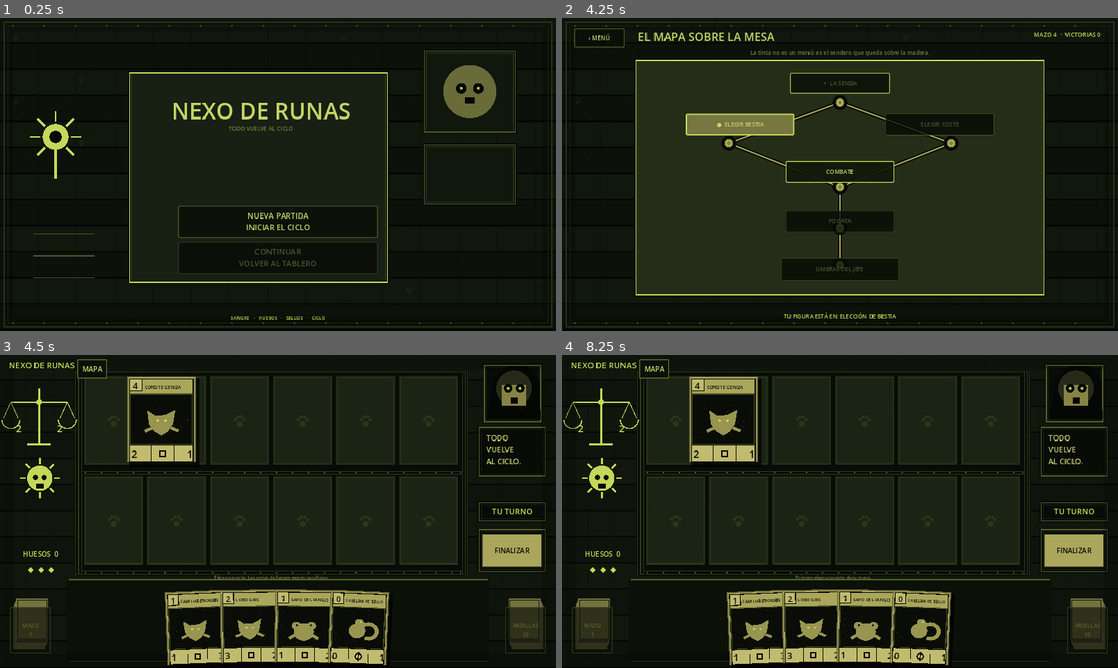
Above: before the commit, frames 1-4 (two rows, left to right).
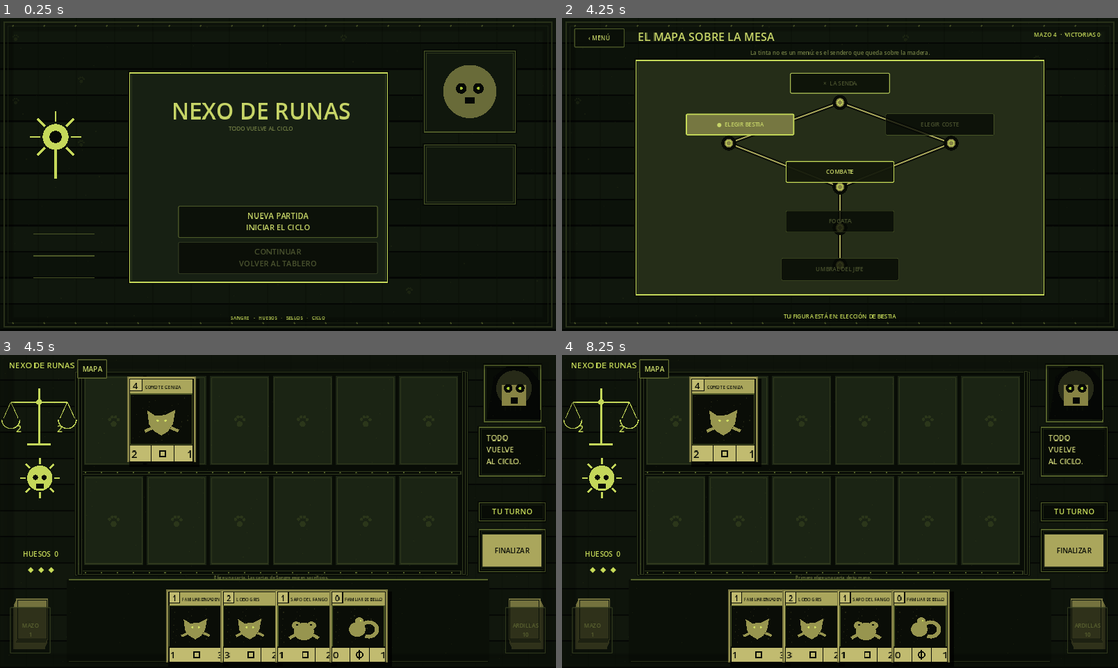
Above: after the commit, the same moments.

Repository: LoloscarPrr/Nexo-de-runas-v2
Game: Godot game, scene res://scenes/main.tscn
Two runs of this game, one before a commit and one after it. Both use one fixed random seed, a clock stepped at 60 frames per second and the inputs below.
Inputs (mouse positions are in pixels of both pictures, inside the frame that each line leads up to):
- Up to frame 1 (0.25 s): no input
- Up to frame 2 (4.25 s): click "NUEVA PARTIDA INICIAR EL CICLO" at 0.5 s; click "‹ MENÚ" at 1.25 s; click "NUEVA PARTIDA INICIAR EL CICLO" at 2 s; click "ELEGIR BESTIA" at 2.75 s; click (728, 168) at 3.52 s
- Up to frame 3 (4.5 s): click "COMBATE" at 4.25 s
- Up to frame 4 (8.25 s): click "MAPA" at 5 s; click "‹ MENÚ" at 5.75 s; click "CONTINUAR VOLVER AL TABLERO" at 6.5 s; click "COMBATE" at 7.25 s; click (723, 520) at 8.02 s

Frames 1-2 are identical in both runs. In frame 3, 1.9% of the frame differs, in the area x 29-71%, y 74-100%; in frame 4, 1.9%.

Commit message:
Keep battle hand cards straight and aligned

Diff:
--- a/scripts/ui/immersive_campaign_view.gd
+++ b/scripts/ui/immersive_campaign_view.gd
@@ -90,12 +90,11 @@
 			card.chosen = index == selected_hand_index
 			card.disabled = battle_state.needs_draw()
 			card.pressed.connect(_select_hand.bind(index))
-			var rel := float(index) - float(hand_count - 1) * 0.5
-			var y := 645.0 + absf(rel) * 3.5
+			var y := 645.0
 			if index == selected_hand_index:
 				y -= 16.0
 			_place(card, _mock_rect(start_x + float(index) * step, y, hand_w, hand_h, s, ox, oy))
-			card.rotation = deg_to_rad(rel * 1.6)
+			card.rotation = 0.0
 	else:
 		_place(_label("TU MANO ESTÁ VACÍA", maxi(12, int(18 * s)), MOCK_MUTED, HORIZONTAL_ALIGNMENT_CENTER), _mock_rect(570, 735, 400, 32, s, ox, oy))
 
